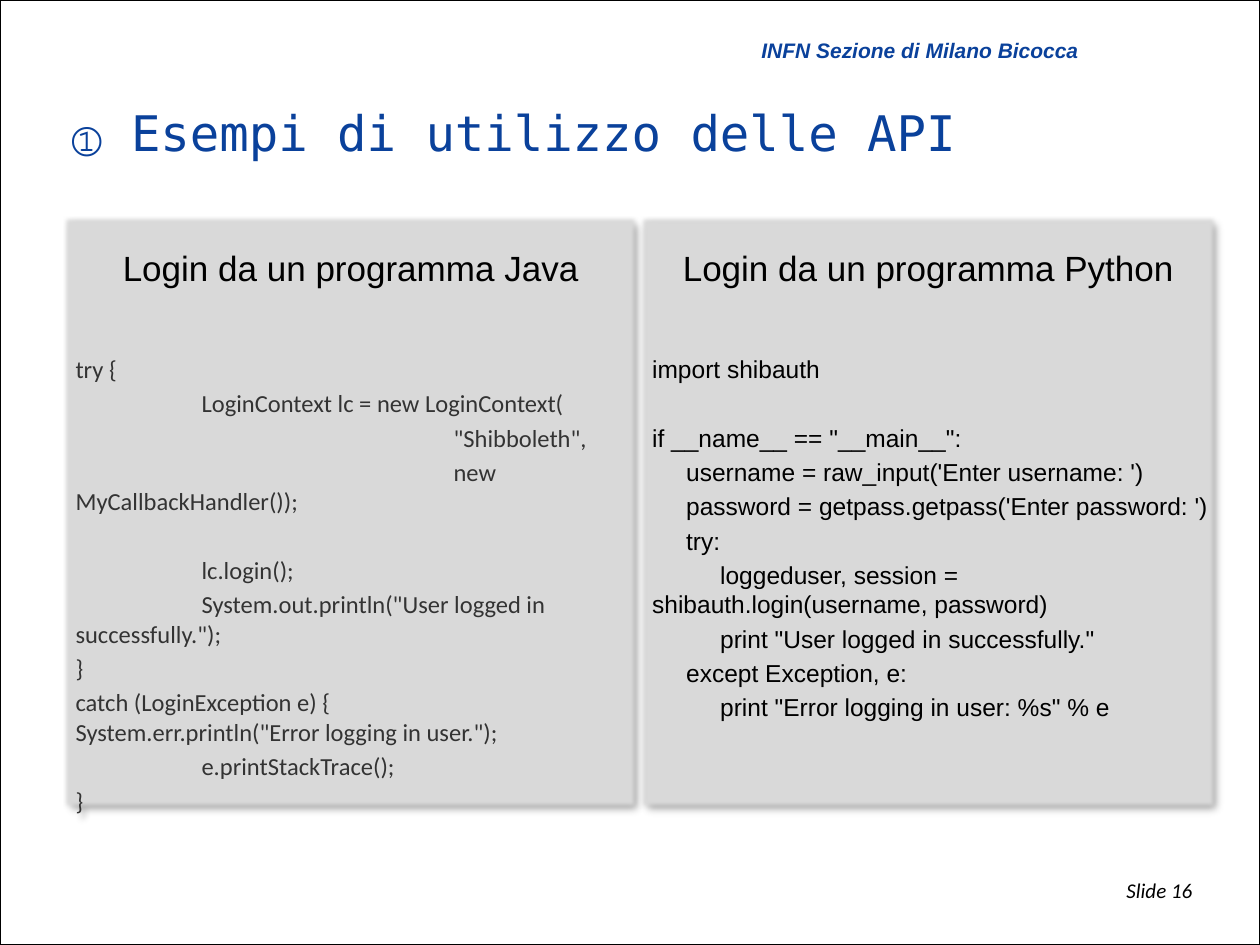
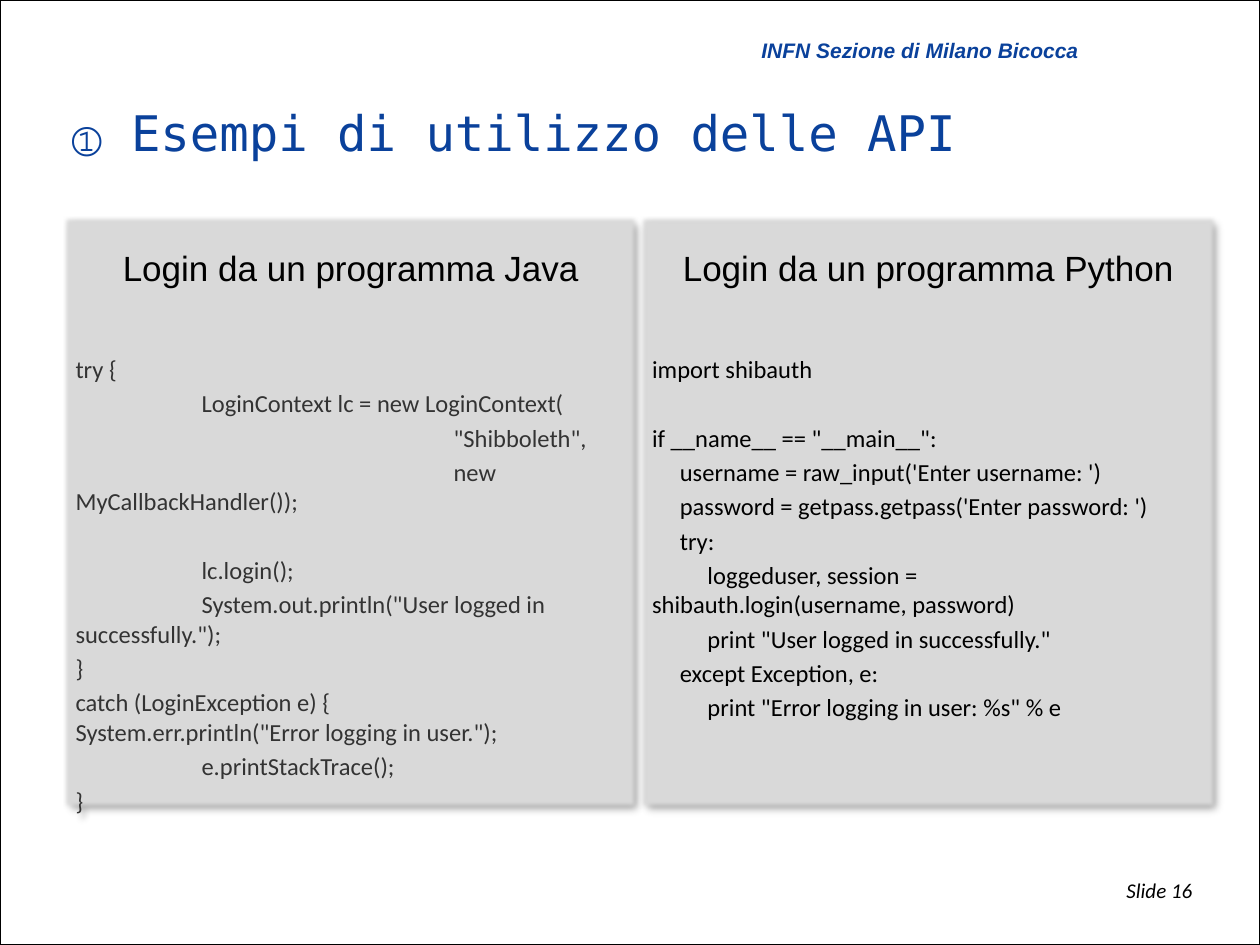
Before and after one commit to biancini/Shibboleth-Authentication, a slide deck: slide 16 of ShibbolethExtensions.pptx. Drawn at 1260x945 pixels with LibreOffice and Linux fonts; fonts in the diff are those of the drawing; background and template pictures are left out. Boxes give left, top, right and bottom in pixels: in the first picture for what was removed or moved away, otherwise in the second. Text is boxed around its words. In the diff, an @@ line names an element or a change of style, - is before the commit and + after.

Commit message:
Font format

```diff
--- a/ShibbolethExtensions.pptx
+++ b/ShibbolethExtensions.pptx
@@ text at box(652, 361, 1129, 721): font Arial to Calibri @@
```
